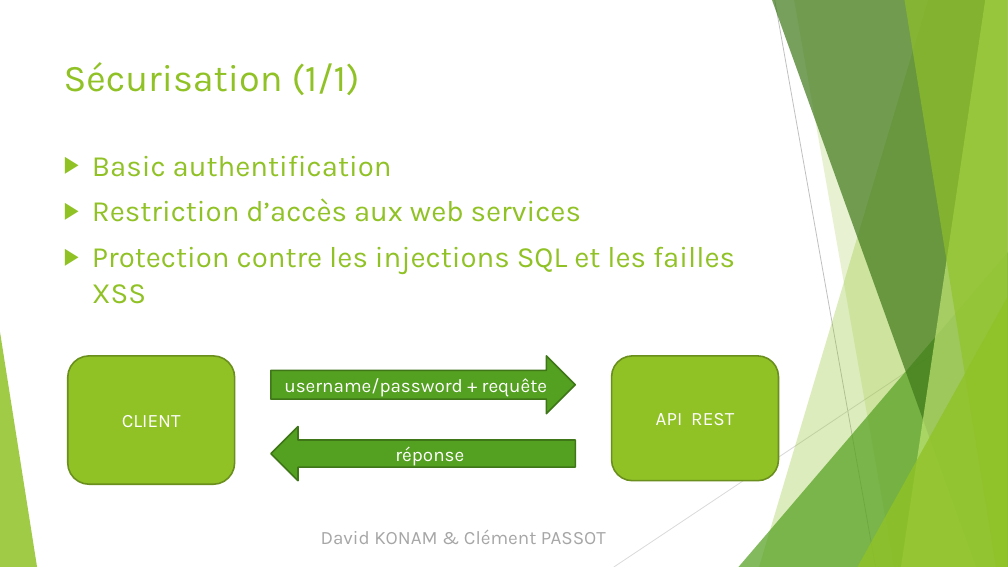
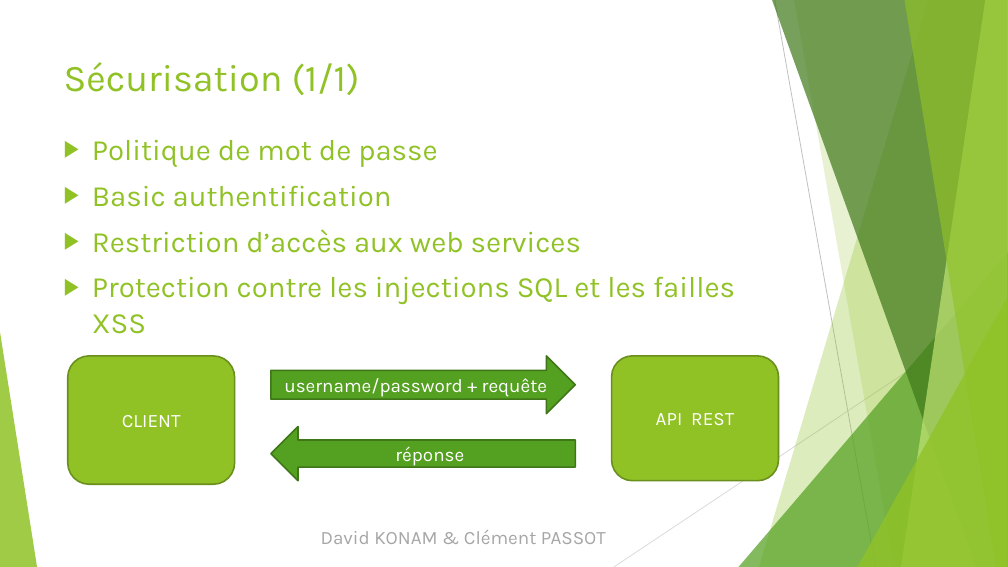
Before and after one commit to konamdav/Projet-site-commerce-web, a slide deck: slide 7 of API_REST/soutenance.pptx. Drawn at 1008x567 pixels with LibreOffice and Linux fonts; fonts in the diff are those of the drawing. Boxes give left, top, right and bottom in pixels: in the first picture for what was removed or moved away, otherwise in the second. Text is boxed around its words. In the diff, an @@ line names an element or a change of style, - is before the commit and + after.

```diff
--- a/API_REST/soutenance.pptx
+++ b/API_REST/soutenance.pptx
@@ text "Politique de mot de passe": place and size @@
-text "Politique de mot de passe" at (92,155,735,304)
+text "Politique de mot de passe" at (92,140,735,334)
@@ text at (92,140,437,167): paragraph added @@
+▶ Politique de mot de passe
```
Also in this commit, not shown: 21 other files.
